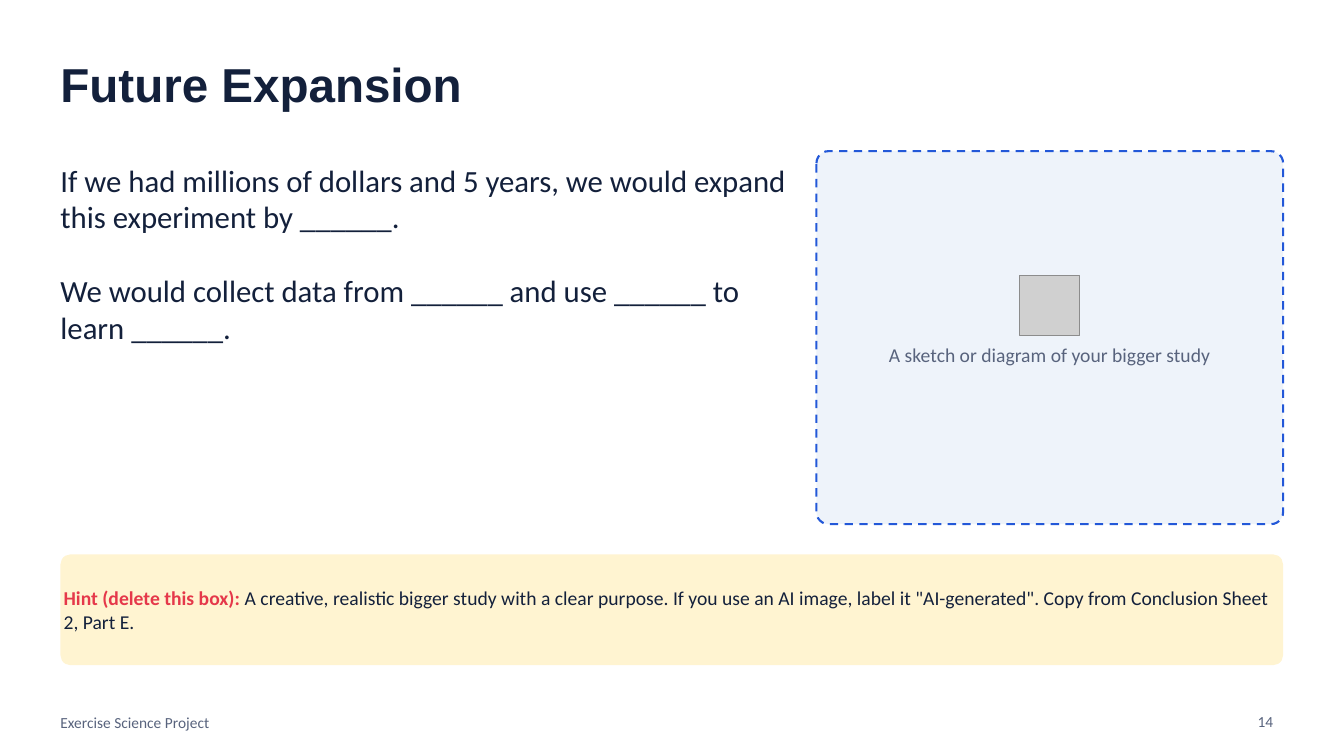
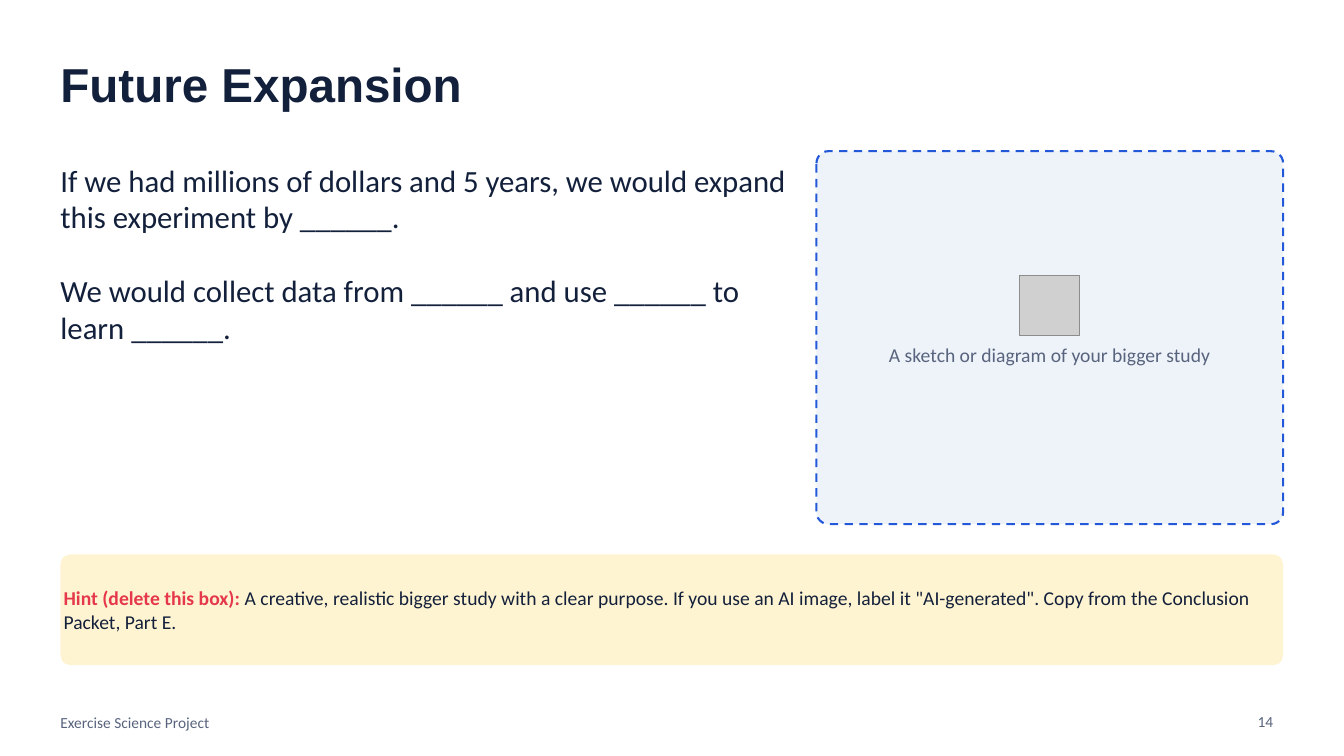
Before and after one commit to rward-prog/tri-1-7thgrade-project, a slide deck: slide 14 of files/Final_Presentation_Slides_Template.pptx. Drawn at 1344x756 pixels with LibreOffice and Linux fonts; fonts in the diff are those of the drawing; grey boxes stand for pictures. Boxes give left, top, right and bottom in pixels: in the first picture for what was removed or moved away, otherwise in the second. Text is boxed around its words. In the diff, an @@ line names an element or a change of style, - is before the commit and + after.

```diff
--- a/files/Final_Presentation_Slides_Template.pptx
+++ b/files/Final_Presentation_Slides_Template.pptx
@@ text in rounded rectangle at (64, 590, 1249, 632): text changed @@
-Hint (delete this box): A creative, realistic bigger study with a clear purpose. If you use an AI image, label it "AI-generated". Copy from Conclusion Sheet 2, Part E.
+Hint (delete this box): A creative, realistic bigger study with a clear purpose. If you use an AI image, label it "AI-generated". Copy from the Conclusion Packet, Part E.
```
Also in this commit, not shown: 4 other slides changed, 20 other files.
